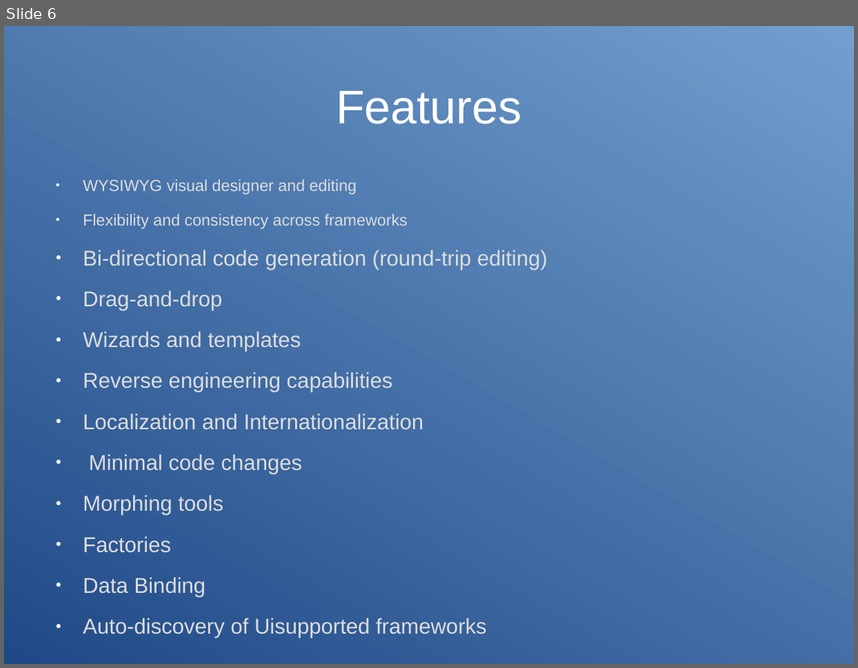
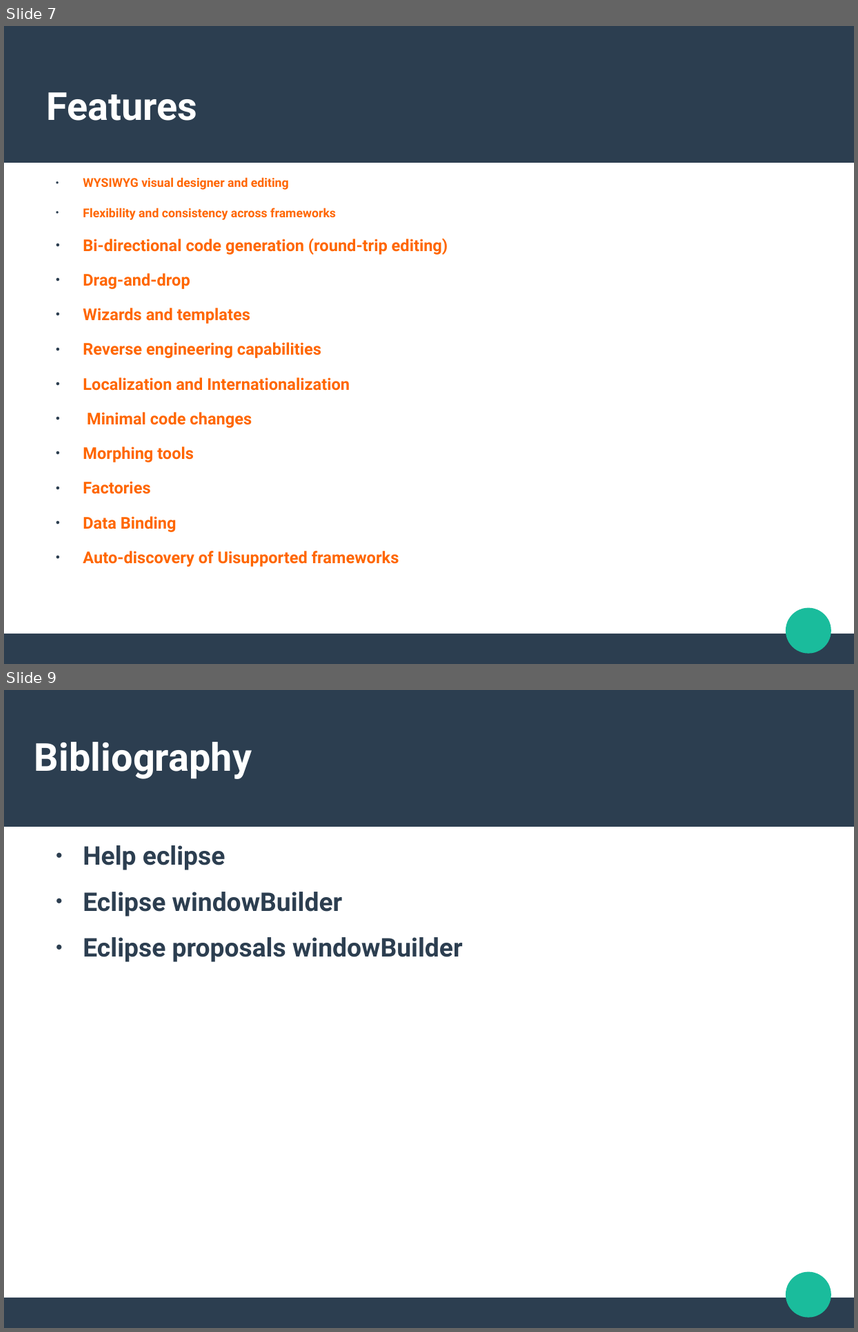
Before and after one commit to alu0100881677/PAI-WindowBuilder, a slide deck: Presentacion.odp. Shown one above the other, each under a label of ours: slide 6 before the commit, slides 7 and 9 after it; the slides between them are not shown. The pictures are 858x668 and 858x1332 pixels, drawn with LibreOffice and Linux fonts; fonts in the diff are those of the drawing. Boxes give left, top, right and bottom in pixels: in the first picture for what was removed or moved away, otherwise in the second. Text is boxed around its words. In the diff, an @@ line names an element or a change of style, - is before the commit and + after.

```diff
--- a/Presentacion.odp
+++ b/Presentacion.odp
@@ slide 9 added at (4, 690, 854, 1328), background #FFFFFF; not listed: 3 template elements that a slide beside it also shows @@
@@ title added at (34, 742, 252, 779), 36 pt, text #FFFFFF, bold @@
+Bibliography
@@ text added at (83, 845, 463, 962), 24 pt, text #2C3E50, bold @@
+● Help eclipse
+● Eclipse windowBuilder
+● Eclipse proposals windowBuilder
@@ what was slide 6 is now slide 7 @@
@@ slide 7 changed as well @@
@@ background gradient #204A87 to #729FCF to #FFFFFF @@
@@ rectangle added at (4, 26, 854, 163), fill #2C3E50 @@
@@ title "Features" at (47, 92, 198, 121): size 44 to 36 pt, font Arial to Roboto, bold on; alignment centre to left @@
@@ text "WYSIWYG visual designer and editing" at (83, 177, 448, 566): size 15 to 11.4 pt in "WYSIWYG visual designer and editing", "Flexibility and consistency across frameworks"; font Arial to Roboto, text colour #DDDDDD to #FF6600, bold on; size 20 to 15.2 pt in "Bi-directional code generation (round-trip editing)", "Drag-and-drop", "Wizards and templates", "Reverse engineering capabilities" and 6 more places; bullet colour #FFFFFF to #2C3E50 @@
@@ ellipse added at (786, 608, 832, 653), fill #1ABC9C @@
@@ rectangle added at (4, 633, 854, 663), fill #2C3E50 @@
```
Also in this commit, not shown: 5 other slides changed, 3 other slides added, 1 slide removed, 1 other file.
